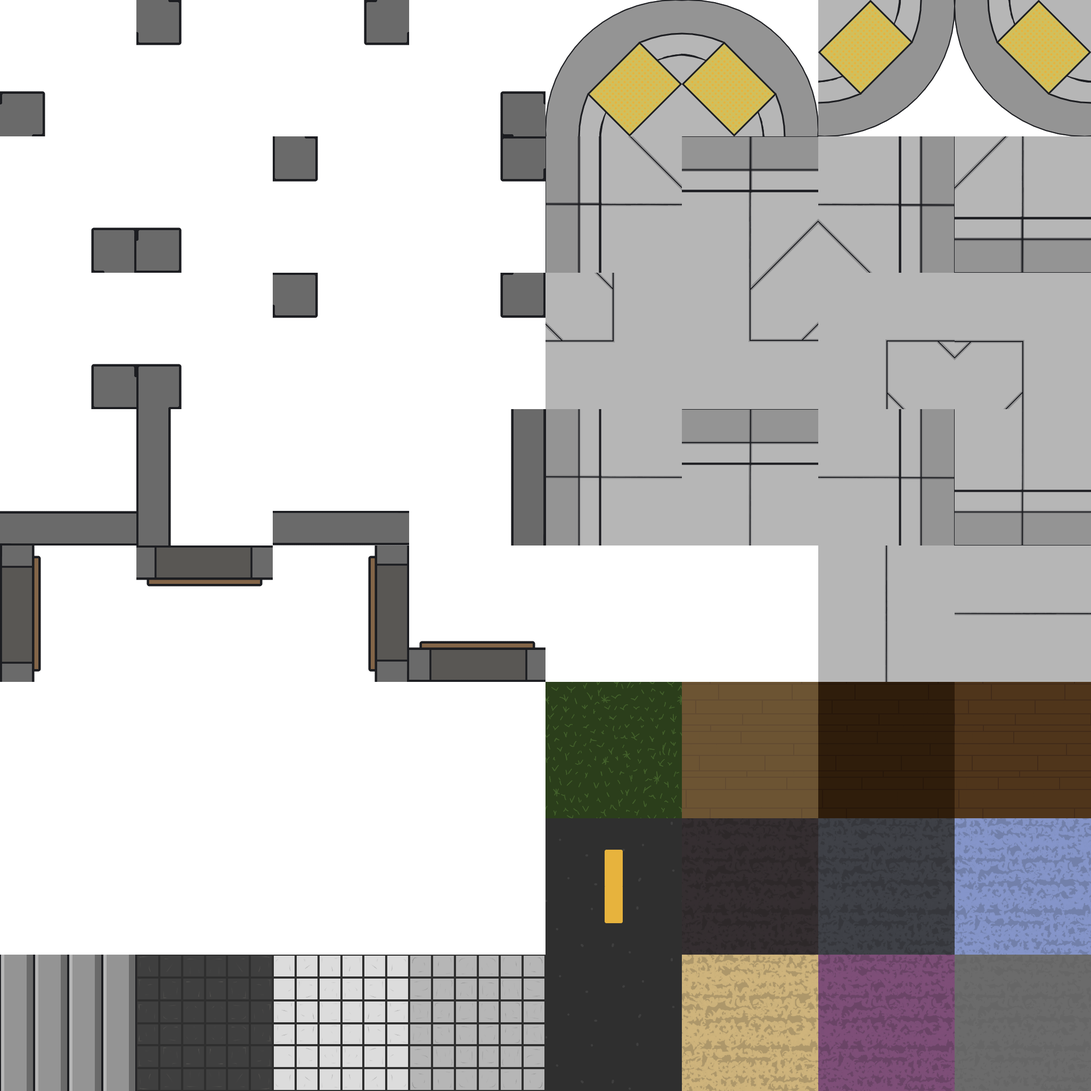
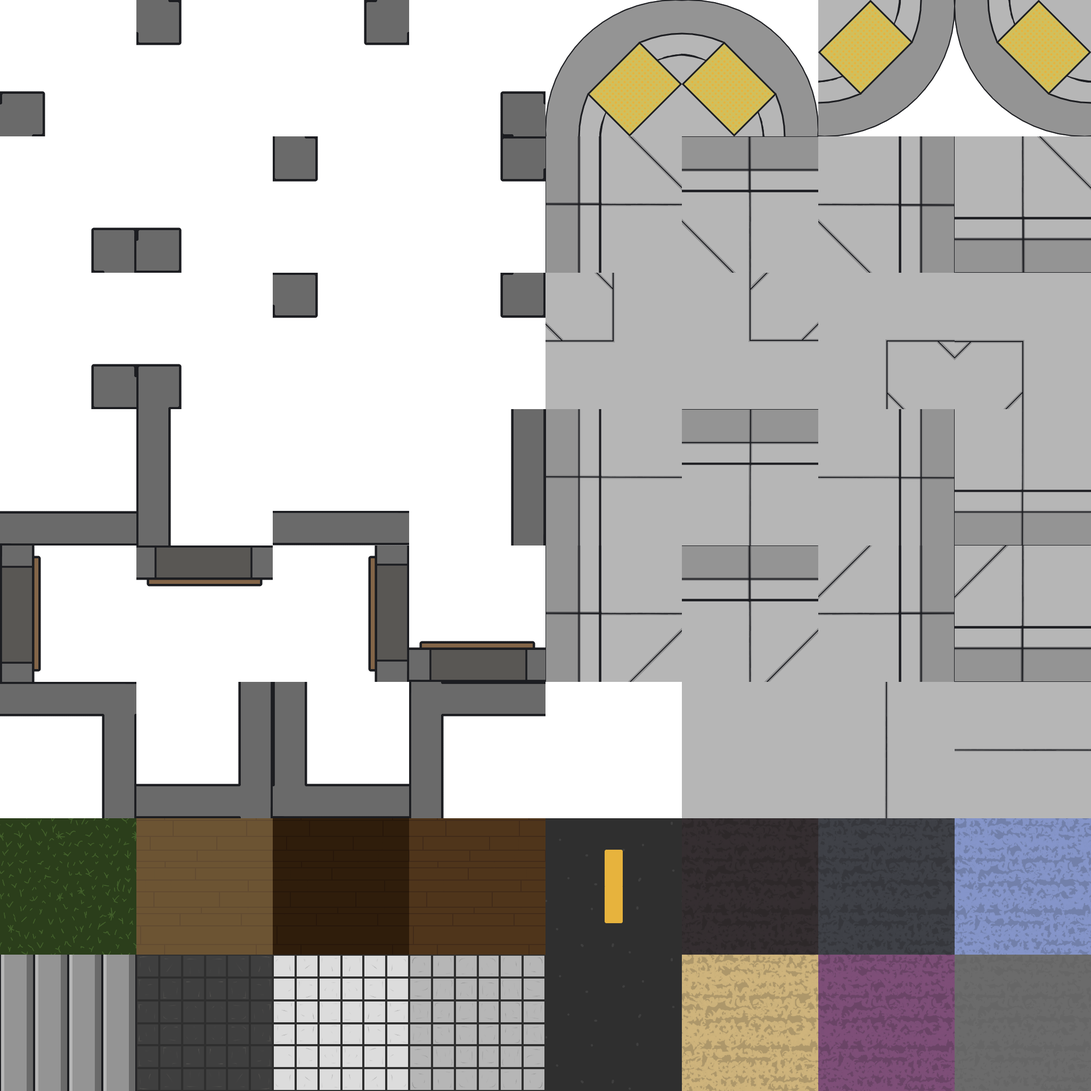
Before/after of a 1091 × 1091 layered artwork. What changed in the layer stack:
pixels changed over left=0, top=136, right=1091, bottom=956 (layer not identified)
